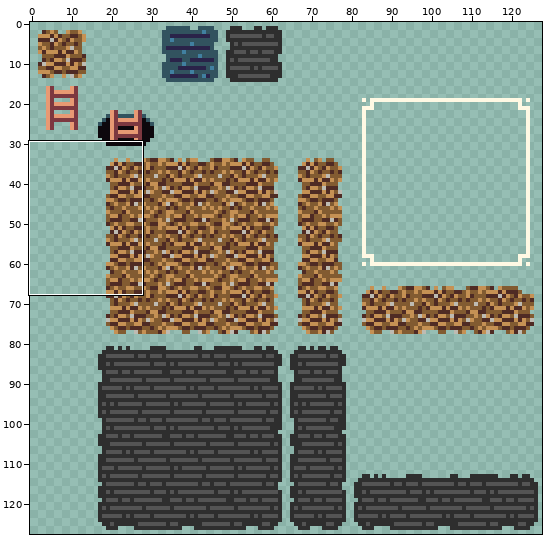
A pixel-art file gets an edit: asset_sources/tileset.aseprite. The picture above shows the old version from afar; the outline marks the close-up.
Close-up. Before the edit:
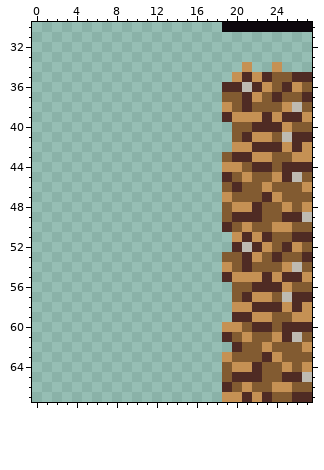
128x128 pixels, 1 frame. Shown: x 0..27, y 30..67.
After:
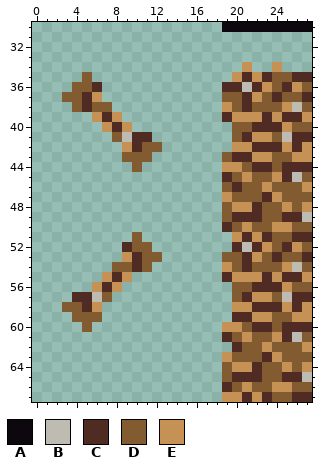
Palette (. is transparent): A #0d080d  B #bebbb2  C #4f2b24  D #825b31  E #c59154
The exact change:
Changed rows in their new state; - is an unchanged pixel.
Layer "Layer 1":
first column x 3:
35 --D-------
36 -DDC------
37 DDCE------
38 -DCDD-----
39 ---ECE----
40 ----ECE---
41 -----DBCC-
42 ------ECDD
43 ------DDD-
44 -------D--
first column x 3:
51 -------D--
52 ------CDD-
53 ------ECDD
54 -----DDCD-
55 ----ECE---
56 ---ECE----
57 -CCBD-----
58 DDCE------
59 -DDD------
60 --D-------
Boxes around the changes in both close-ups, in picture pixels (x1, y1, x2, y2):
added: (62, 72, 162, 172)
added: (62, 232, 162, 332)
